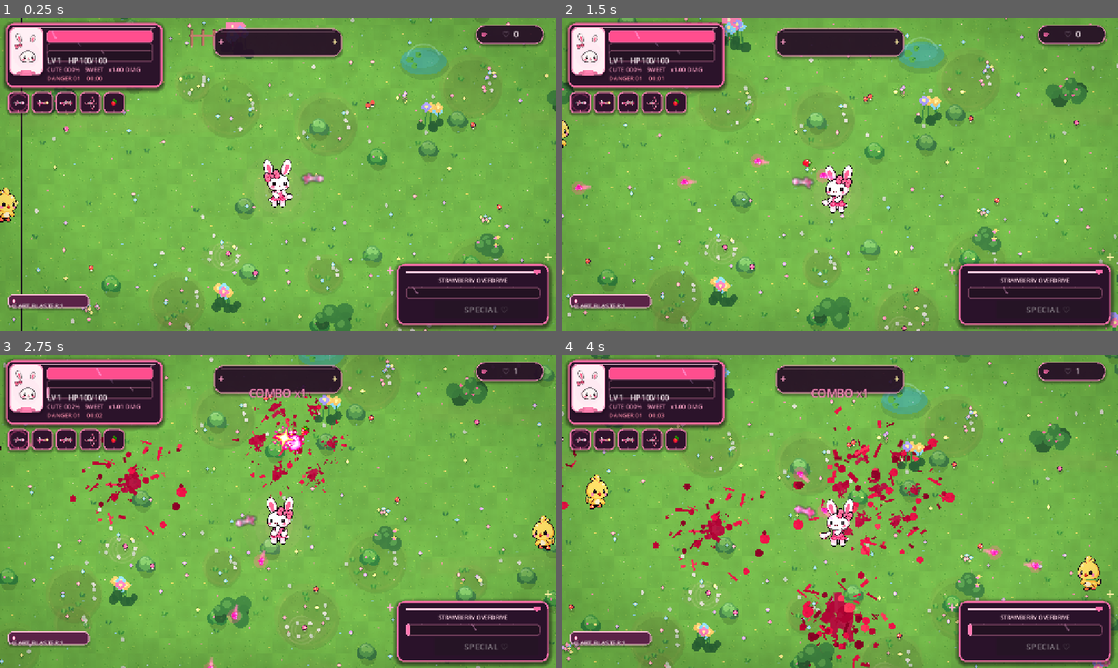
Above: before the commit, frames 1-4 (two rows, left to right).
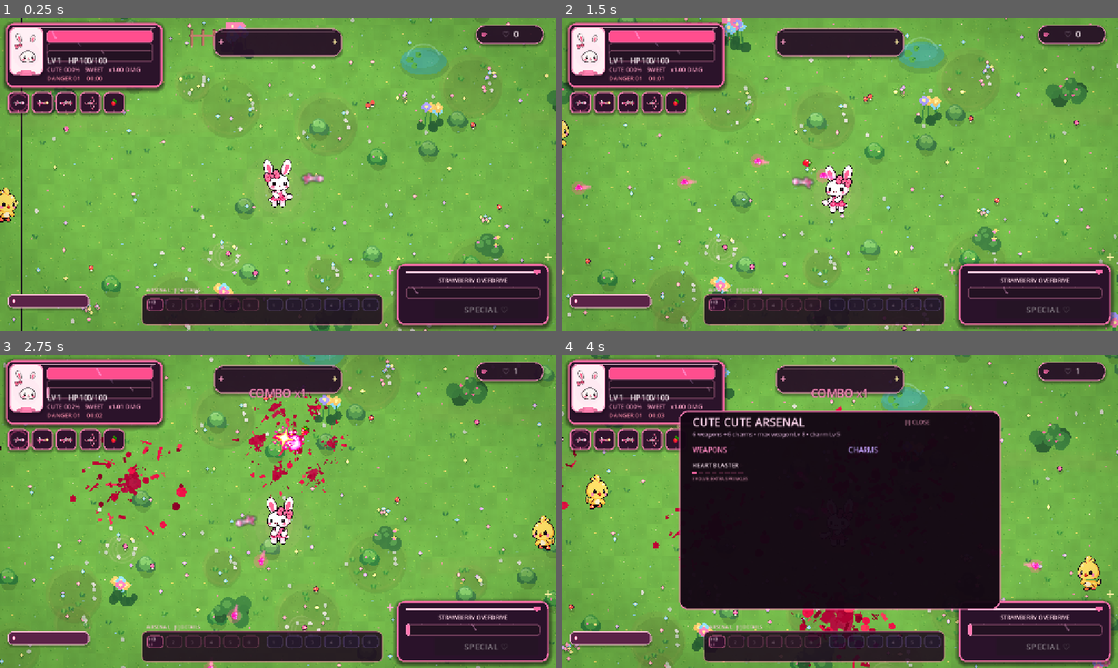
Above: after the commit, the same moments.

Repository: ramonsamagaio/cutecuterampage
Game: Godot game, scene res://scenes/Main.tscn
Two runs of this game, one before a commit and one after it. Both use one fixed random seed, a clock stepped at 60 frames per second and the inputs below.
Inputs (mouse positions are in pixels of both pictures, inside the frame that each line leads up to):
- Up to frame 1 (0.25 s): no input
- Up to frame 2 (1.5 s): tap Enter at 0.5 s; move the mouse to (962, 158) at 0.52 s; hold Right (ui_right) 0.53-1.28 s; tap Shift at 0.6 s; tap Space at 0.77 s; move the mouse to (728, 190) at 1.27 s; hold Down (ui_down) from 1.28 s (still down); tap Z at 1.35 s
- Up to frame 3 (2.75 s): tap Space at 1.52 s; move the mouse to (333, 442) at 2.02 s; release Down (ui_down) at 2.03 s; hold Right (ui_right) from 2.03 s (still down); tap X at 2.1 s
- Up to frame 4 (4 s): move the mouse to (812, 574) at 2.77 s; release Right (ui_right) at 2.78 s; hold Up (ui_up) 2.78-3.53 s; tap C at 2.85 s; tap Space at 3.02, 3.77 s; move the mouse to (1006, 558) at 3.52 s; hold Left (ui_left) from 3.53 s (still down); tap I at 3.6 s

The runs differ from the first frame. In frame 1, 4.6% of the frame differs, in the area x 1-69%, y 86-99%; in frame 2, 4.6%; in frame 3, 4.6%; in frame 4, 41%, in the area x 1-79%, y 17-99%.

Commit message:
feat: convert level-up HUD to six-by-six arsenal choices

Diff:
--- a/scripts/ui/hud.gd
+++ b/scripts/ui/hud.gd
@@ -13,7 +13,6 @@
 var combo_label: Label
 var kill_label: Label
 var danger_label: Label
-var weapon_label: Label
 var boss_label: Label
 var reward_label: Label
 var special_status_label: Label
@@ -21,24 +20,12 @@
 var perf_label: Label
 var cutin: SpecialCutin
 var world_fx: CuteWorldFX
+var inventory_ui: ArsenalInventoryUI
 var level_panel: Panel
 var level_box: VBoxContainer
 var kills: int = 0
 var _reward_timer: float = 0.0
 var _ui_tick: float = 0.0
-var _upgrade_ids: Array[String] = ["sugar_rush", "heart_piercer", "bubblegum_shoes", "strawberry_core", "sprinkles", "ribbon_reflex", "plush_armor", "love_battery", "cupcake_mortar", "love_orbit"]
-var _upgrade_names: Dictionary[String, String] = {
-	"sugar_rush": "SUGAR RUSH!  Fire faster",
-	"heart_piercer": "HEART PIERCER  Heart damage + mastery",
-	"bubblegum_shoes": "BUBBLEGUM SHOES  +Speed",
-	"strawberry_core": "STRAWBERRY CORE  +HP",
-	"sprinkles": "SPRINKLES!  +Heart projectile",
-	"ribbon_reflex": "RIBBON REFLEX  Faster dash",
-	"plush_armor": "PLUSH ARMOR  Less damage",
-	"love_battery": "LOVE BATTERY  Faster Special",
-	"cupcake_mortar": "CUPCAKE MORTAR  Lob explosive cupcakes",
-	"love_orbit": "LOVE ORBIT  Hearts circle Taffi"
-}
 
 func _ready() -> void:
 	layer = 10
@@ -87,9 +74,6 @@
 	kill_label.vertical_alignment = VERTICAL_ALIGNMENT_CENTER
 	root.add_child(kill_label)
 
-	weapon_label = _make_label(Vector2(20, 650), Vector2(690, 30), 15, Color("ffe4ef"), HORIZONTAL_ALIGNMENT_LEFT, 2)
-	root.add_child(weapon_label)
-
 	boss_label = _make_label(Vector2(390, 102), Vector2(500, 24), 20, Color("ffd1e2"), HORIZONTAL_ALIGNMENT_CENTER, 3)
 	boss_label.visible = false
 	root.add_child(boss_label)
@@ -97,7 +81,8 @@
 	boss_bar.visible = false
 	root.add_child(boss_bar)
 
-	reward_label = _make_label(Vector2(340, 166), Vector2(600, 52), 26, Color("fff0a8"), HORIZONTAL_ALIGNMENT_CENTER, 4)
+	reward_label = _make_label(Vector2(300, 160), Vector2(680, 58), 25, Color("fff0a8"), HORIZONTAL_ALIGNMENT_CENTER, 4)
+	reward_label.vertical_alignment = VERTICAL_ALIGNMENT_CENTER
 	reward_label.visible = false
 	root.add_child(reward_label)
 
@@ -117,9 +102,9 @@
 	special_button.pressed.connect(request_special)
 	root.add_child(special_button)
 
-	perf_label = _make_label(Vector2(948, 76), Vector2(300, 132), 14, Color("e8fff4"), HORIZONTAL_ALIGNMENT_LEFT, 2)
+	perf_label = _make_label(Vector2(928, 76), Vector2(324, 150), 13, Color("e8fff4"), HORIZONTAL_ALIGNMENT_LEFT, 2)
 	var perf_style: StyleBoxFlat = StyleBoxFlat.new()
-	perf_style.bg_color = Color(0.05, 0.07, 0.08, 0.88)
+	perf_style.bg_color = Color(0.05, 0.07, 0.08, 0.90)
 	perf_style.border_color = Color(0.48, 1.0, 0.74, 0.58)
 	perf_style.set_border_width_all(2)
 	perf_style.set_corner_radius_all(10)
@@ -131,18 +116,22 @@
 	perf_label.visible = false
 	root.add_child(perf_label)
 
+	inventory_ui = ArsenalInventoryUI.new()
+	inventory_ui.name = "ArsenalInventoryUI"
+	root.add_child(inventory_ui)
+
 	cutin = SpecialCutin.new()
 	root.add_child(cutin)
 
 	level_panel = Panel.new()
-	level_panel.position = Vector2(380, 190)
-	level_panel.size = Vector2(520, 340)
+	level_panel.position = Vector2(325, 150)
+	level_panel.size = Vector2(630, 420)
 	level_panel.add_theme_stylebox_override("panel", _level_panel_style())
 	level_panel.visible = false
 	root.add_child(level_panel)
 	level_box = VBoxContainer.new()
-	level_box.position = Vector2(30, 25)
-	level_box.size = Vector2(460, 290)
+	level_box.position = Vector2(28, 22)
+	level_box.size = Vector2(574, 374)
 	level_box.add_theme_constant_override("separation", 10)
 	level_panel.add_child(level_box)
 
@@ -189,13 +178,13 @@
 
 func _level_panel_style() -> StyleBoxFlat:
 	var style: StyleBoxFlat = StyleBoxFlat.new()
-	style.bg_color = Color("36192f")
+	style.bg_color = Color("32162e")
 	style.border_color = Color("ff84b6")
 	style.set_border_width_all(4)
 	style.set_corner_radius_all(18)
-	style.shadow_color = Color(0.04, 0.01, 0.04, 0.55)
-	style.shadow_size = 12
-	style.shadow_offset = Vector2(0, 5)
+	style.shadow_color = Color(0.04, 0.01, 0.04, 0.58)
+	style.shadow_size = 14
+	style.shadow_offset = Vector2(0, 6)
 	return style
 
 func _process(delta: float) -> void:
@@ -223,7 +212,6 @@
 	cute_label.text = "CUTE %03d%%   %s   x%.2f DMG" % [roundi(player.cute_meter), player.get_cute_rank(), player.get_cute_damage_multiplier()]
 	combo_label.text = "%s\nCOMBO x%d" % [player.get_combo_caption(), player.combo] if player.combo > 0 else ""
 	kill_label.text = "♡  %d" % kills
-	weapon_label.text = player.get_weapon_summary()
 
 	var threat: int = int(game.call("get_threat_tier")) if game != null else 1
 	var run_time: float = float(game.call("get_run_time")) if game != null else 0.0
@@ -244,15 +232,18 @@
 
 	if perf_label.visible and game != null:
 		var stats: Dictionary = game.call("get_perf_snapshot")
+		var arsenal: ArsenalController = _get_arsenal()
+		var arsenal_tokens: int = arsenal.get_active_attack_token_count() if is_instance_valid(arsenal) else 0
 		var fps: int = roundi(Performance.get_monitor(Performance.TIME_FPS))
-		perf_label.text = "PERF  F3 TO HIDE\nFPS %d   ENEMIES %d\nPLAYER SHOTS %d   ENEMY SHOTS %d\nFX %d   FLYING GORE %d\nGROUND SPLATS %d" % [
+		perf_label.text = "PERF  F3 TO HIDE\nFPS %d   ENEMIES %d\nPLAYER SHOTS %d   ENEMY SHOTS %d\nFX %d   FLYING GORE %d\nGROUND SPLATS %d   ARSENAL TOKENS %d" % [
 			fps,
 			int(stats.get("enemies", 0)),
 			int(stats.get("player_projectiles", 0)),
 			int(stats.get("enemy_projectiles", 0)),
 			int(stats.get("cute_fx", 0)),
 			int(stats.get("blood_children", 0)),
-			int(stats.get("splats", 0))
+			int(stats.get("splats", 0)),
+			arsenal_tokens
 		]
 
 func on_kill() -> void:
@@ -278,31 +269,62 @@
 	level_panel.visible = true
 	for child: Node in level_box.get_children():
 		child.queue_free()
+
 	var title: Label = Label.new()
-	title.text = "LEVEL UP! ♡  PICK YOUR SUGAR"
-	title.add_theme_font_size_override("font_size", 24)
+	title.text = "LEVEL UP! ♡  BUILD YOUR RAMPAGE"
+	title.add_theme_font_size_override("font_size", 23)
 	title.add_theme_color_override("font_color", Color("fff2f7"))
 	title.add_theme_color_override("font_outline_color", Color("32152c"))
 	title.add_theme_constant_override("outline_size", 3)
 	level_box.add_child(title)
-	var choices: Array[String] = []
-	for upgrade_id: String in _upgrade_ids:
-		if player.can_take_upgrade(upgrade_id):
-			choices.append(upgrade_id)
-	choices.shuffle()
-	var option_count: int = mini(3, choices.size())
-	for i: int in option_count:
-		var id: String = choices[i]
+
+	var hint: Label = Label.new()
+	hint.text = "6 WEAPONS + 6 CHARMS   •   Lv 8 weapon + matching charm = evolution chest"
+	hint.add_theme_font_size_override("font_size", 12)
+	hint.add_theme_color_override("font_color", Color("dcb8d1"))
+	level_box.add_child(hint)
+
+	var arsenal: ArsenalController = _get_arsenal()
+	if not is_instance_valid(arsenal):
+		var fallback: Button = Button.new()
+		fallback.text = "SWEET RECOVERY\nArsenal loading... heal for now."
+		fallback.custom_minimum_size = Vector2(560, 78)
+		fallback.pressed.connect(_fallback_heal)
+		level_box.add_child(fallback)
+		return
+
+	var choices: Array[Dictionary] = arsenal.get_level_choices(3)
+	for choice: Dictionary in choices:
+		var choice_id: String = String(choice.get("id", ""))
+		var type_text: String = String(choice.get("type", ""))
+		var name_text: String = String(choice.get("name", ""))
+		var desc_text: String = String(choice.get("description", ""))
+		var current: int = int(choice.get("level", 0))
+		var next_level: int = int(choice.get("next_level", current + 1))
+		var level_text: String = "NEW" if current <= 0 else "LV %d → %d" % [current, next_level]
 		var button: Button = Button.new()
-		button.text = _upgrade_names[id]
-		button.custom_minimum_size = Vector2(440, 62)
-		button.add_theme_font_size_override("font_size", 17)
-		button.add_theme_stylebox_override("normal", _button_style(Color("4a203d"), Color("e96d9e")))
-		button.add_theme_stylebox_override("hover", _button_style(Color("65264d"), Color("ff9bc4")))
-		button.pressed.connect(_pick_upgrade.bind(id))
+		button.text = "[%s]  %s     %s\n%s" % [type_text, name_text, level_text, desc_text]
+		button.alignment = HORIZONTAL_ALIGNMENT_LEFT
+		button.custom_minimum_size = Vector2(560, 82)
+		button.add_theme_font_size_override("font_size", 15)
+		var is_weapon: bool = type_text == "WEAPON"
+		button.add_theme_stylebox_override("normal", _button_style(Color("4b1d3c") if is_weapon else Color("382047"), Color("ed6f9e") if is_weapon else Color("a785ef")))
+		button.add_theme_stylebox_override("hover", _button_style(Color("68244d") if is_weapon else Color("4e2a63"), Color("ff9bc4") if is_weapon else Color("cbb2ff")))
+		button.pressed.connect(_pick_arsenal_choice.bind(choice_id))
 		level_box.add_child(button)
 
-func _pick_upgrade(id: String) -> void:
-	player.apply_upgrade(id)
+func _pick_arsenal_choice(choice_id: String) -> void:
+	var arsenal: ArsenalController = _get_arsenal()
+	if is_instance_valid(arsenal):
+		arsenal.apply_choice(choice_id)
 	level_panel.visible = false
 	get_tree().paused = false
+
+func _fallback_heal() -> void:
+	if player != null:
+		player.hp = minf(player.max_hp, player.hp + player.max_hp * 0.25)
+	level_panel.visible = false
+	get_tree().paused = false
+
+func _get_arsenal() -> ArsenalController:
+	return get_tree().get_first_node_in_group("arsenal") as ArsenalController
